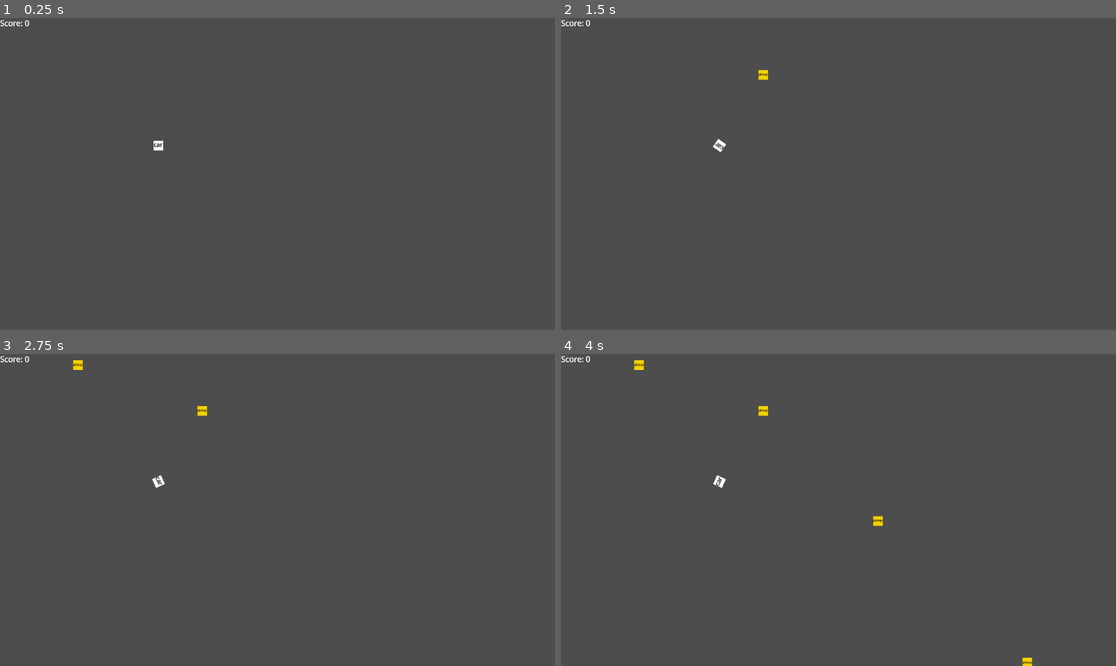
Above: before the commit, frames 1-4 (two rows, left to right).
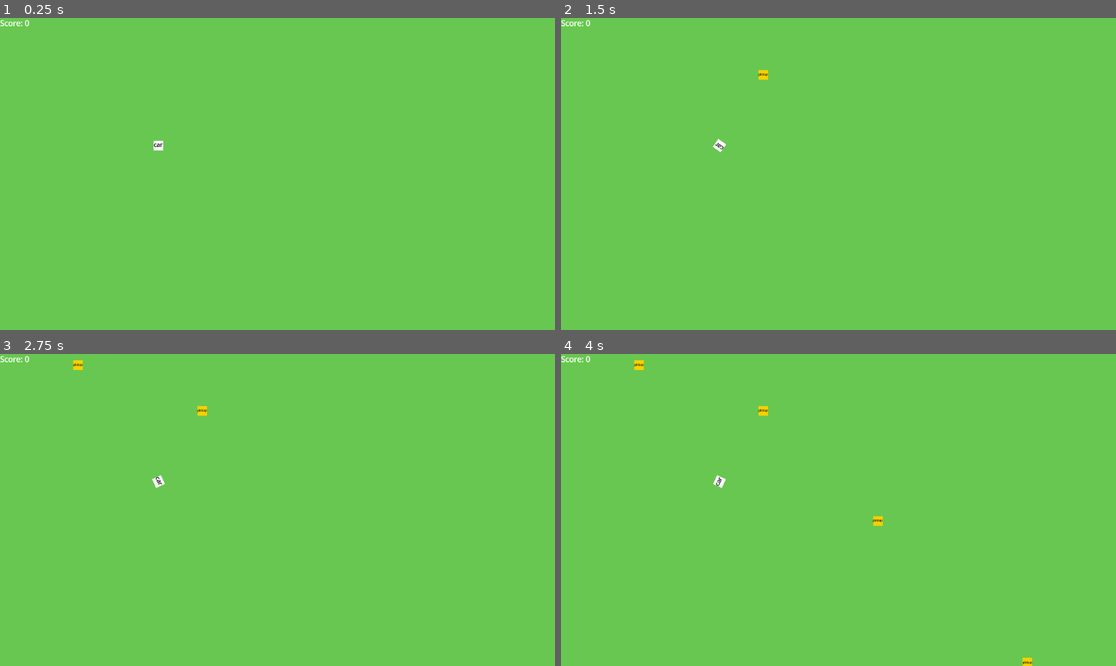
Above: after the commit, the same moments.

Repository: hpi-swa-lab/godot-pronto
Game: Godot game, scene res://examples/car_example/car_example.tscn
The game is run twice, just before and just after one commit, with the same random seed, the same clock (stepped at 60 frames per second) and the same inputs.
Inputs (mouse positions are in pixels of both pictures, inside the frame that each line leads up to):
- Up to frame 1 (0.25 s): no input
- Up to frame 2 (1.5 s): tap Enter at 0.5, 0.6 s; move the mouse to (960, 158) at 0.52 s; hold Right (ui_right) 0.53-1.25 s; click (960, 158) at 0.67 s; drag from (727, 189) to (760, 74) at 1.27 s
- Up to frame 3 (2.75 s): tap Space at 2 s; move the mouse to (333, 441) at 2.02 s; hold Right (ui_right) from 2.03 s (still down); tap Enter at 2.1 s
- Up to frame 4 (4 s): release Right (ui_right) at 2.75 s; drag from (810, 572) to (760, 410) at 2.77 s; tap Enter at 3.5, 3.6 s; move the mouse to (1005, 556) at 3.52 s; hold Left (ui_left) from 3.53 s (still down)

The runs differ from the first frame. In frame 1, 100% of the frame differs, in the area x 0-100%, y 0-100%; in frame 2, 100%; in frame 3, 100%; in frame 4, 100%.

Commit message:
seminar intro example

Diff:
--- /dev/null
+++ b/examples/magnet_2/magnet_example.tscn
@@ -0,0 +1,48 @@
+[gd_scene load_steps=5 format=3 uid="uid://b3detbvb6hss4"]
+
+[ext_resource type="Script" path="res://examples/magnet_2/player.gd" id="1_2edeb"]
+[ext_resource type="PackedScene" uid="uid://ct11bj80ej44o" path="res://examples/magnet_2/metal.tscn" id="1_b5ixk"]
+
+[sub_resource type="RectangleShape2D" id="RectangleShape2D_ror2a"]
+size = Vector2(42, 40)
+
+[sub_resource type="RectangleShape2D" id="RectangleShape2D_x2k5h"]
+size = Vector2(40, 14)
+
+[node name="Node2D" type="Node2D"]
+
+[node name="player" type="Area2D" parent="."]
+position = Vector2(540, 494)
+script = ExtResource("1_2edeb")
+
+[node name="CollisionShape2D" type="CollisionShape2D" parent="player"]
+shape = SubResource("RectangleShape2D_ror2a")
+
+[node name="ColorRect" type="ColorRect" parent="player"]
+offset_left = -21.0
+offset_top = -20.0
+offset_right = 21.0
+offset_bottom = 20.0
+color = Color(0.0745098, 0.682353, 1, 1)
+
+[node name="magnet" type="Area2D" parent="."]
+position = Vector2(636, 442)
+
+[node name="CollisionShape2D" type="CollisionShape2D" parent="magnet"]
+shape = SubResource("RectangleShape2D_x2k5h")
+
+[node name="ColorRect" type="ColorRect" parent="magnet"]
+offset_left = -20.0
+offset_top = -7.0
+offset_right = 20.0
+offset_bottom = 7.0
+color = Color(0.647059, 0.172549, 0.0627451, 1)
+
+[node name="metal" parent="." instance=ExtResource("1_b5ixk")]
+position = Vector2(328, 196)
+
+[node name="metal2" parent="." instance=ExtResource("1_b5ixk")]
+position = Vector2(539, 157)
+
+[node name="metal3" parent="." instance=ExtResource("1_b5ixk")]
+position = Vector2(698, 200)
--- /dev/null
+++ b/examples/magnet_2/metal.tscn
@@ -0,0 +1,17 @@
+[gd_scene load_steps=2 format=3 uid="uid://ct11bj80ej44o"]
+
+[sub_resource type="RectangleShape2D" id="RectangleShape2D_h0jnf"]
+size = Vector2(40, 40)
+
+[node name="metal" type="Area2D" groups=["metal"]]
+
+[node name="CollisionShape2D" type="CollisionShape2D" parent="."]
+position = Vector2(0, 1)
+shape = SubResource("RectangleShape2D_h0jnf")
+
+[node name="ColorRect" type="ColorRect" parent="."]
+offset_left = -20.0
+offset_top = -19.0
+offset_right = 20.0
+offset_bottom = 21.0
+color = Color(0.635294, 0.635294, 0.635294, 1)
--- /dev/null
+++ b/examples/magnet_2/player.gd
@@ -0,0 +1,20 @@
+extends Area2D
+
+func _process(delta):
+	if Input.is_action_just_pressed("ui_right"):
+		move_right()
+	if Input.is_action_just_pressed("ui_left"):
+		move_left()
+	if Input.is_action_just_pressed("ui_right"):
+		move_up()
+	if Input.is_action_just_pressed("ui_right"):
+		move_down()
+
+func move_right():
+	position += Vector2(1, 0) * get_process_delta_time()
+func move_left():
+	position -= Vector2(1, 0) * get_process_delta_time()
+func move_up():
+	position += Vector2(1, 0) * get_process_delta_time()
+func move_down():
+	position += Vector2(1, 0) * get_process_delta_time()
--- a/project.godot
+++ b/project.godot
@@ -27,3 +27,7 @@
 [gui]
 
 theme/default_font_multichannel_signed_distance_field=true
+
+[rendering]
+
+environment/defaults/default_clear_color=Color(0.406487, 0.781576, 0.313735, 1)
